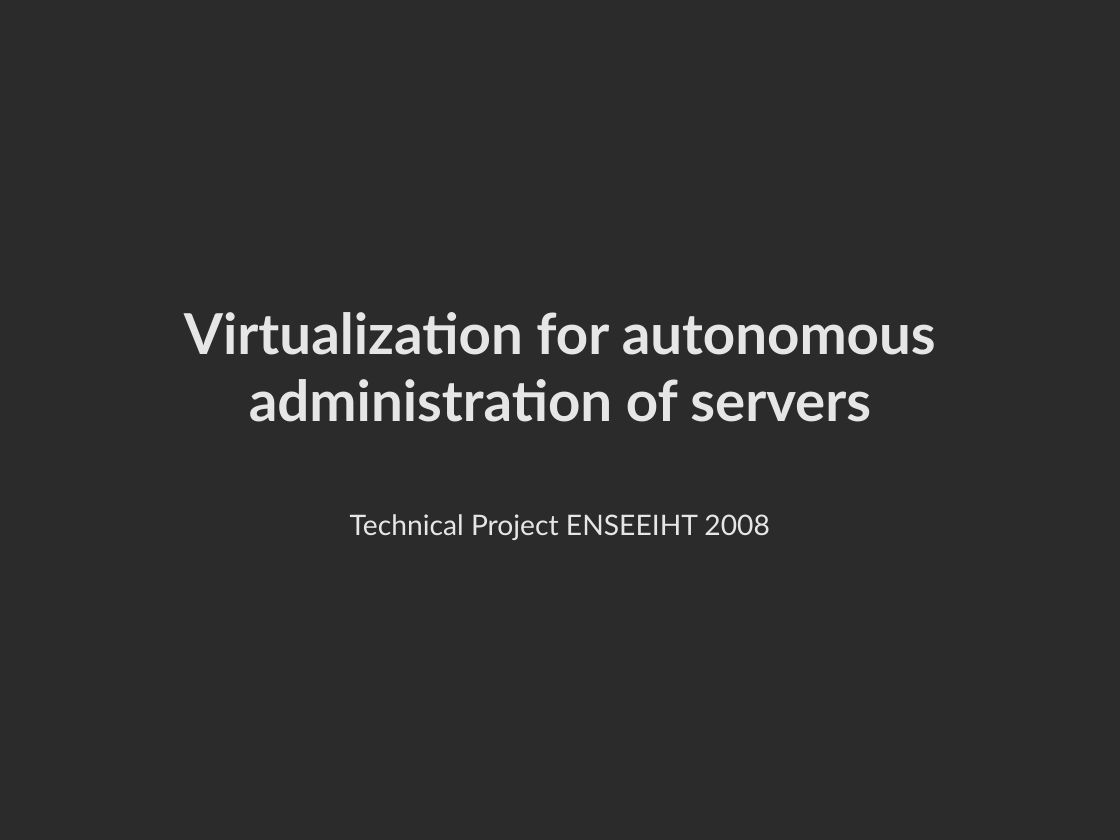
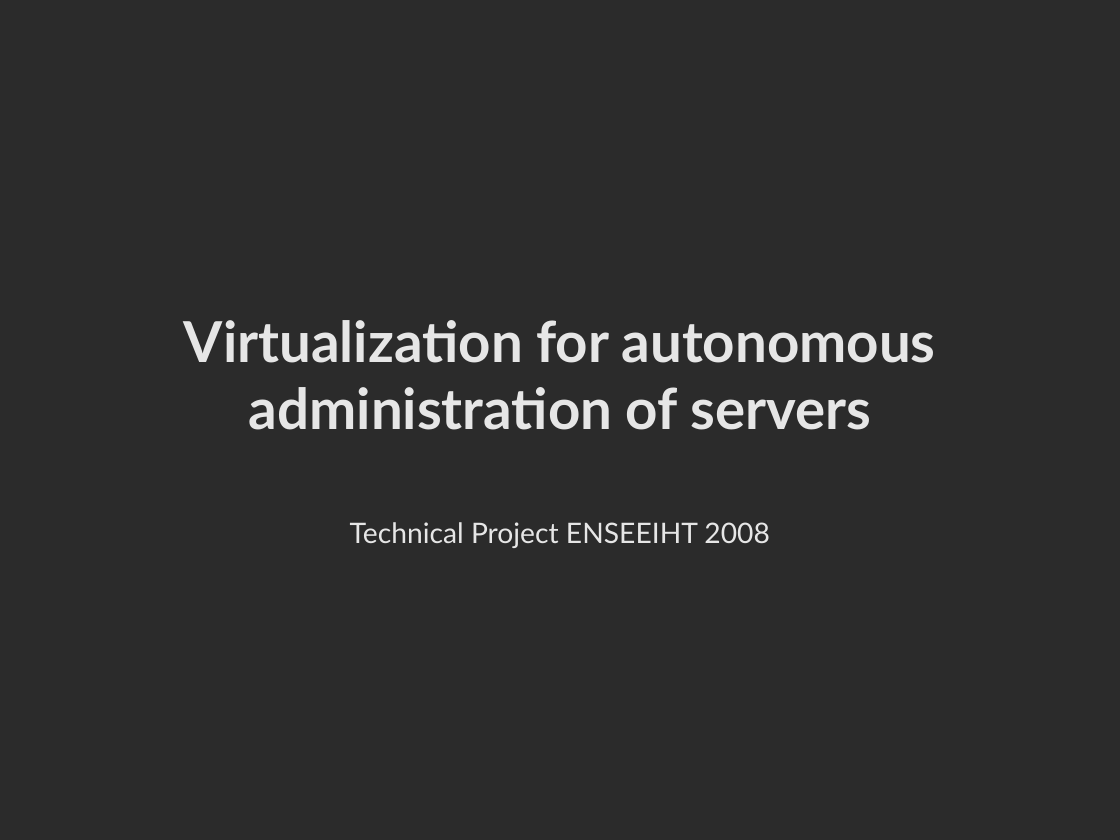
Before and after one commit to mgiorgino/xen-attitune, a slide deck: slide 1 of Docs/goals_and_advancement.odp. Drawn at 1120x840 pixels with LibreOffice and Linux fonts; fonts in the diff are those of the drawing; background and template pictures are left out; a plain dark background stands for a picture behind light text. Boxes give left, top, right and bottom in pixels: in the first picture for what was removed or moved away, otherwise in the second. Text is boxed around its words. In the diff, an @@ line names an element or a change of style, - is before the commit and + after.

```diff
--- a/Docs/goals_and_advancement.odp
+++ b/Docs/goals_and_advancement.odp
@@ title "Virtualization for autonomous administration of ...": place and size @@
-title "Virtualization for autonomous administration of ..." at [184,312,936,540]
+title "Virtualization for autonomous administration of ..." at [184,320,936,548]
```
Also in this commit, not shown: 1 other slide changed, 6 slides added, 1 slide removed, 2 other files.
